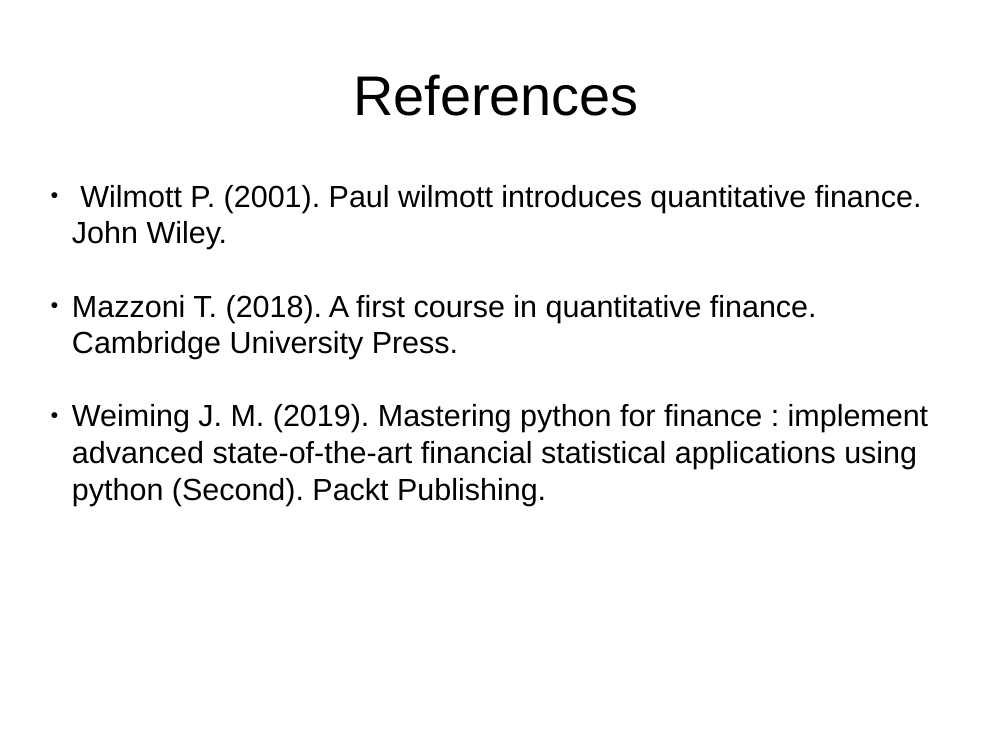
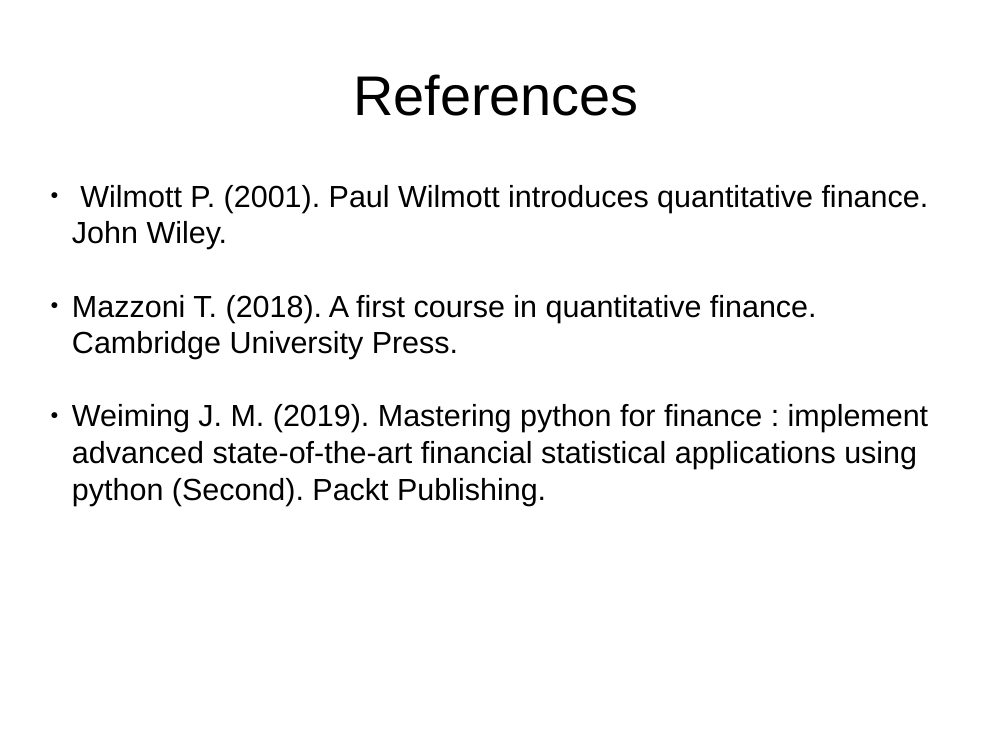
Before and after one commit to AlexR44/ML_Pairs_Trading, a slide deck: slide 31 of Presentation.odp. Drawn at 1008x756 pixels with LibreOffice and Linux fonts; fonts in the diff are those of the drawing. Boxes give left, top, right and bottom in pixels: in the first picture for what was removed or moved away, otherwise in the second. Text is boxed around its words. In the diff, an @@ line names an element or a change of style, - is before the commit and + after.

```diff
--- a/Presentation.odp
+++ b/Presentation.odp
@@ subtitle at <box>72,185,929,249</box>: text changed @@
-● Wilmott P. (2001). Paul wilmott introduces quantitative finance. John Wiley.
+● Wilmott P. (2001). Paul Wilmott introduces quantitative finance. John Wiley.
```
Also in this commit, not shown: 2 other files.
